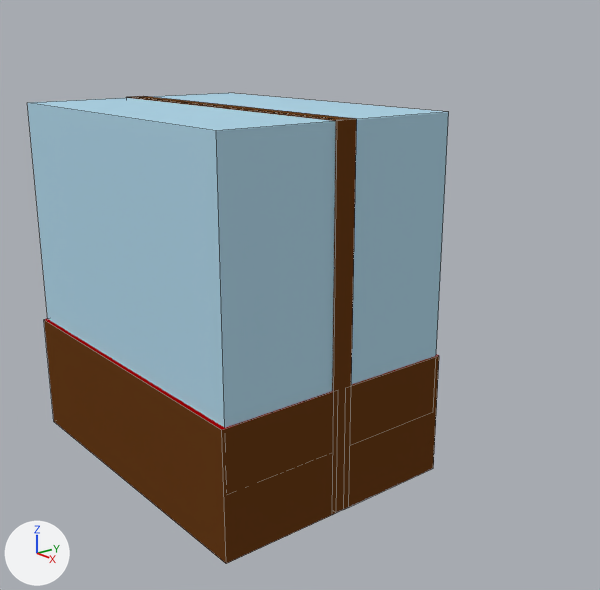
What one commit did to the Blender file theroom/models/museum/montre_svaerd.blend.
Rendered twice from a camera (50 mm lens) standing at (7.35, -5.87, 4.59) and looking at (0.53, -0.31, 1.87). Arrows for +X, +Y and +Z are at lower left; the lights stay in place. Mesh edges are drawn as thin lines.
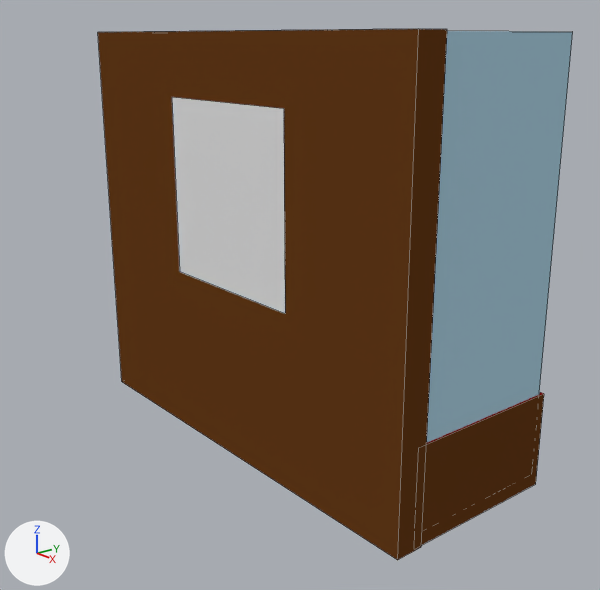
Where the newer file only moved an object's origin or applied its transform, the numbers keep the older frame.

Changed parts and their boxes [x1, y1, x2, y2] in the pictures (600 x 590 px):
```json
{"object": "glass.001", "change": "moved, rescaled", "before": [27, 98, 336, 428], "after": [427, 31, 573, 443]}
{"object": "Cube.001", "change": "mesh rescaled", "before": [127, 96, 357, 514], "after": [98, 29, 447, 560], "on screen": "52% wider, 27% taller"}
{"object": "Cube.006", "change": "mesh rescaled", "before": [44, 319, 333, 564], "after": [422, 392, 544, 545]}
{"object": "glass", "change": "deleted", "before": [154, 93, 449, 385], "on screen": "blue"}
{"object": "snap", "change": "added", "after": [172, 97, 285, 314]}
{"object": "Cube.002", "change": "deleted", "before": [345, 354, 439, 509], "on screen": "brown", "faces in mat_material (brown #683d1a)": [345, 356, 439, 509]}
```

Edits to the scene script, one JSON object a line:
```json
{"block": "me_cube_023", "where": "me_cube_023.from_pydata(...)  # 8 vertices, 6 faces; spans x -1.0..1.0, y -1.0..1.0, z -1.0..1.0"}
{"block": "me_cube_023", "where": "# used by ob_cube_006; location = (0.01, -1.62, 0.7); rotation_euler = (0.0, 0.0, 3.142), in degrees (0, 0, 180); scale = (1.89, 0.667, 0.667)"}
{"block": "me_cube_023", "change": "me_cube_023 part 1: the whole mesh is scaled about its middle by (-1.41, -1.41, 0.79), then moved by (-0.06, -2.68, -0.25)"}
{"block": "me_cube_001", "where": "me_cube_001.from_pydata(...)  # 8 vertices, 6 faces; spans x -1.0..1.0, y -1.0..1.0, z -1.28..0.4"}
{"block": "me_cube_001", "where": "# used by ob_cube_001; location = (0.01, -0.9, 2.98); scale = (1.89, 0.113, 2.29)"}
{"block": "me_cube_001", "change": "me_cube_001 part 2: the whole mesh is scaled about its middle by (-1.41, -1.41, 1.2), then moved by (0.06, 0.49, 0.15)"}
{"op": "add", "block": "me_plane", "code": ["me_plane = bpy.data.meshes.new('Plane')", "me_plane.from_pydata([(-1.0, -1.0, 0.0), (1.0, -1.0, 0.0), (-1.0, 1.0, 0.0), (1.0, 1.0, 0.0)], [], [(0, 1, 3, 2)])"]}
{"op": "set", "path": "ob_glass_001.location", "old": "(0.01, -1.58, 2.99)", "new": "(0.13, 0.11, 3.35)"}
{"op": "set", "path": "ob_glass_001.scale", "old": "(1.87, 0.667, 2.27)", "new": "(2.64, 0.943, 3.21)"}
{"op": "remove", "block": "ob_cube_002", "code": ["ob_cube_002 = bpy.data.objects.new('Cube.002', me_cube_002)", "ob_cube_002.location = (0.01, -0.19, 0.7)", "ob_cube_002.scale = (1.89, 0.667, 0.667)"]}
{"op": "remove", "block": "ob_glass", "code": ["ob_glass = bpy.data.objects.new('glass', me_cube)", "ob_glass.location = (0.01, -0.22, 2.99)", "ob_glass.scale = (1.87, 0.667, 2.27)"]}
{"op": "add", "block": "ob_snap", "code": ["ob_snap = bpy.data.objects.new('snap', me_plane)", "ob_snap.location = (0.16, -1.02, 2.96)", "ob_snap.rotation_euler = (4.712, 0.0, 3.142)  # degrees (270, 0, 180)"]}
```
